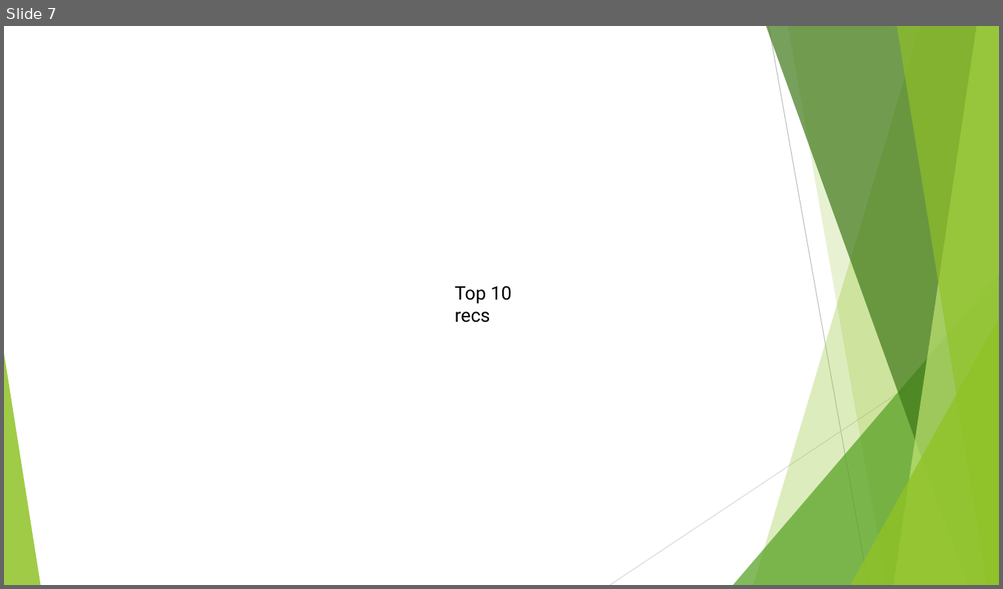
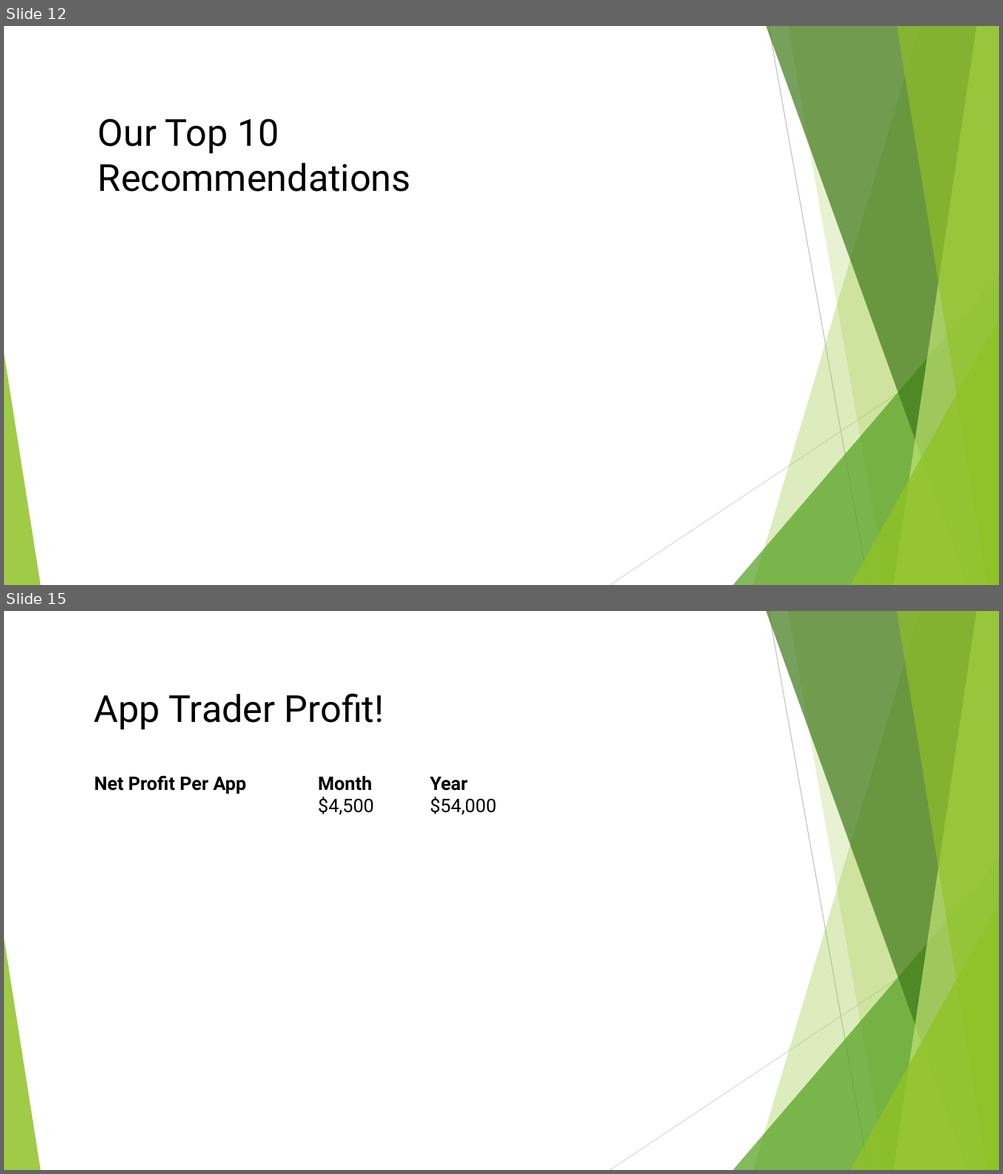
Before and after one commit to aaroncp/app-trader, a slide deck: app_trader_presentationKL.pptx. Shown one above the other, each under a label of ours: slide 7 before the commit, slides 12 and 15 after it; the slides between them are not shown. The pictures are 1003x589 and 1003x1174 pixels, drawn with LibreOffice and Linux fonts; fonts in the diff are those of the drawing. Boxes give left, top, right and bottom in pixels: in the first picture for what was removed or moved away, otherwise in the second. Text is boxed around its words. In the diff, an @@ line names an element or a change of style, - is before the commit and + after.

```diff
--- a/app_trader_presentationKL.pptx
+++ b/app_trader_presentationKL.pptx
@@ slide 15 added at [4, 611, 999, 1170], background #FFFFFF; not listed: 10 template elements that a slide beside it also shows @@
@@ text added at [94, 693, 384, 730], 36 pt, text #000000 @@
+App Trader Profit!
@@ text added at [94, 776, 496, 815], 18 pt, text #000000, bold @@
+Net Profit Per App Month Year
+$4,500 $54,000
@@ what was slide 7 is now slide 12 @@
@@ slide 12 changed as well @@
@@ text at [98, 118, 411, 192]: text changed; size 18 to 36 pt @@
-Top 10 recs
+Our Top 10 Recommendations
```
Also in this commit, not shown: 4 other slides changed, 15 other slides added, 3 slides removed, 1 other file.
